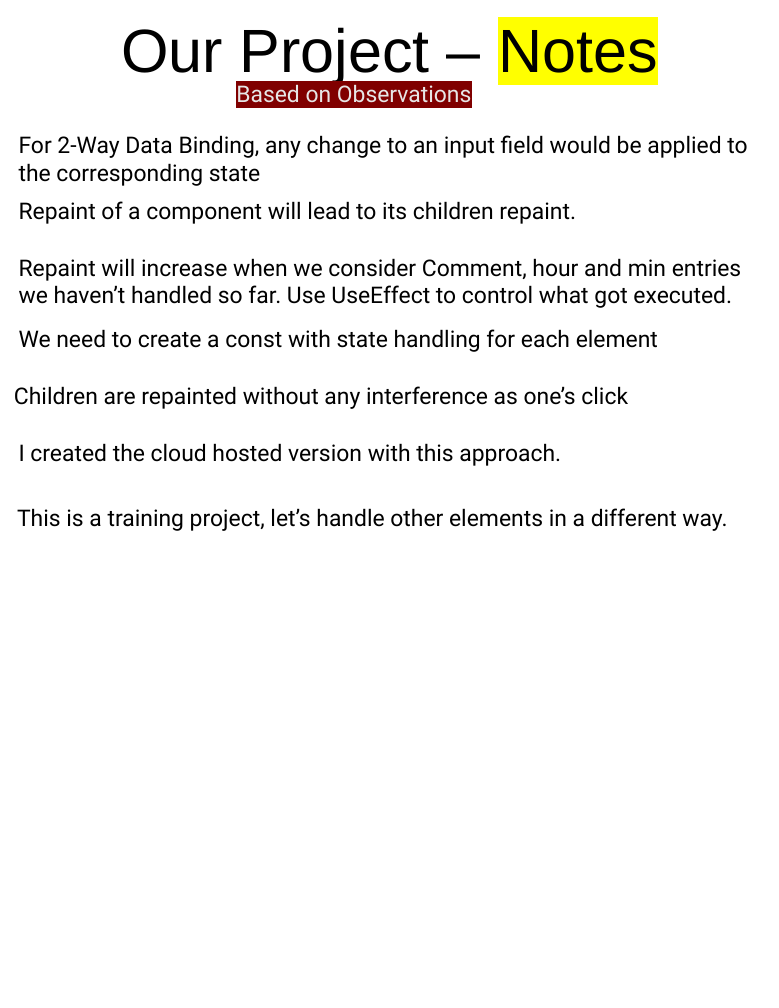
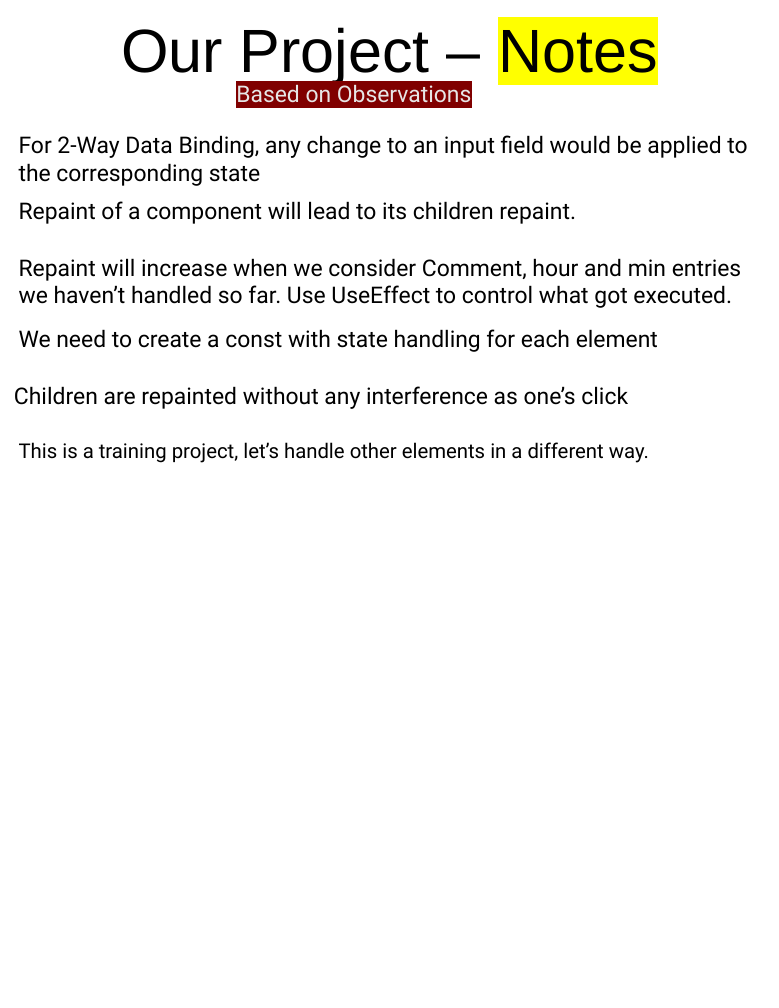
Before and after one commit to scorpion0511/mytracker, a slide deck: slide 49 of doc/React.pptx (slide 48 before the commit). Drawn at 779x1008 pixels with LibreOffice and Linux fonts; fonts in the diff are those of the drawing. Boxes give left, top, right and bottom in pixels: in the first picture for what was removed or moved away, otherwise in the second. Text is boxed around its words. In the diff, an @@ line names an element or a change of style, - is before the commit and + after.

```diff
--- a/doc/React.pptx
+++ b/doc/React.pptx
@@ text "This is a training project, ...": place and size @@
-text "This is a training project, ..." at (17, 508, 727, 531)
+text "This is a training project, ..." at (19, 442, 649, 463)
@@ text "This is a training project, ..." at (19, 442, 649, 463): size 18 to 16 pt @@
@@ text removed at (19, 443, 561, 466) @@
-I created the cloud hosted version with this approach.
```
Also in this commit, not shown: 10 other slides changed, 1 slide added.
